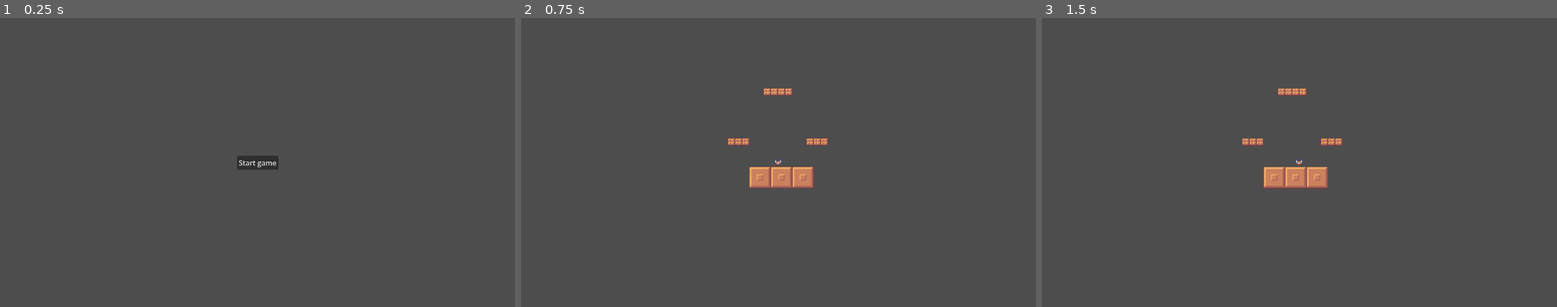
Above: before the commit, frames 1-3 (left to right).
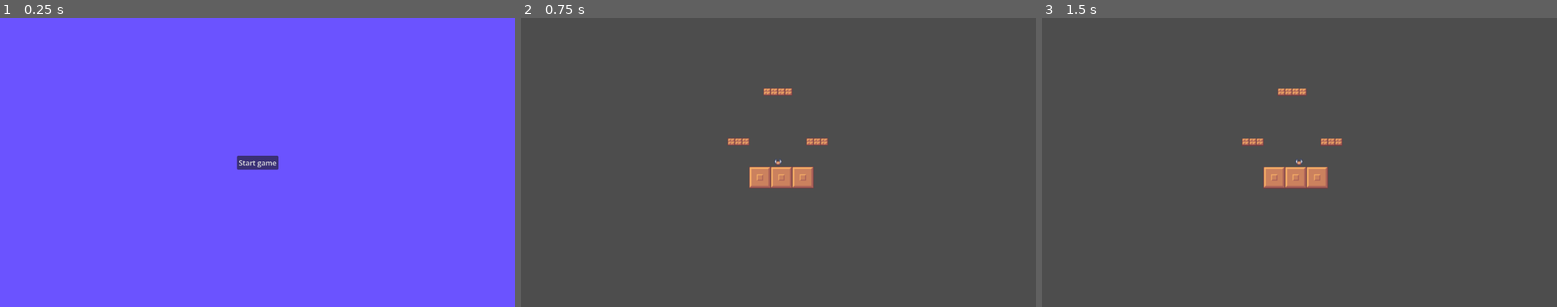
Above: after the commit, the same moments.

Repository: W00pdecker/led-zeppelin
Game: Godot game, scene res://Scenes/main.tscn
The game is run twice, just before and just after one commit, with the same random seed, the same clock (stepped at 60 frames per second) and the same inputs.
Inputs:
- Up to frame 1 (0.25 s): no input
- Up to frame 2 (0.75 s): click "Start game" at 0.5 s
- Up to frame 3 (1.5 s): tap Enter at 1.25 s; hold Right (ui_right) from 1.28 s (still down)

The runs differ from the first frame. In frame 1, 100% of the frame differs, in the area x 0-100%, y 0-100%; in frame 2, nothing differs; in frame 3, nothing differs.

Commit message:
Migrated to Godot 4.6.2

Diff:
--- a/Scenes/main.tscn
+++ b/Scenes/main.tscn
@@ -1,13 +1,13 @@
-[gd_scene load_steps=2 format=3 uid="uid://duup44lh21hee"]
+[gd_scene format=3 uid="uid://duup44lh21hee"]
 
 [ext_resource type="Script" uid="uid://dephlnvj1fd8w" path="res://scripts/main.gd" id="1_jjgbg"]
 
-[node name="Main" type="Node2D"]
+[node name="Main" type="Node2D" unique_id=1650875850]
 script = ExtResource("1_jjgbg")
 
-[node name="CanvasLayer" type="CanvasLayer" parent="."]
+[node name="CanvasLayer" type="CanvasLayer" parent="." unique_id=1236493708]
 
-[node name="Control" type="Control" parent="CanvasLayer"]
+[node name="Control" type="Control" parent="CanvasLayer" unique_id=2106492048]
 layout_mode = 3
 anchors_preset = 15
 anchor_right = 1.0
@@ -15,8 +15,7 @@
 grow_horizontal = 2
 grow_vertical = 2
 
-[node name="ColorRect" type="ColorRect" parent="CanvasLayer/Control"]
-visible = false
+[node name="ColorRect" type="ColorRect" parent="CanvasLayer/Control" unique_id=1452824323]
 layout_mode = 1
 anchors_preset = 15
 anchor_right = 1.0
@@ -25,7 +24,7 @@
 grow_vertical = 2
 color = Color(0.41960785, 0.3254902, 1, 1)
 
-[node name="Button" type="Button" parent="CanvasLayer/Control"]
+[node name="Button" type="Button" parent="CanvasLayer/Control" unique_id=178115143]
 layout_mode = 1
 anchors_preset = 8
 anchor_left = 0.5
--- a/project.godot
+++ b/project.godot
@@ -8,11 +8,15 @@
 
 config_version=5
 
+[animation]
+
+compatibility/default_parent_skeleton_in_mesh_instance_3d=true
+
 [application]
 
 config/name="Led Zeppelin"
 run/main_scene="uid://duup44lh21hee"
-config/features=PackedStringArray("4.5", "GL Compatibility")
+config/features=PackedStringArray("4.6", "GL Compatibility")
 config/icon="res://icon.svg"
 
 [autoload]
